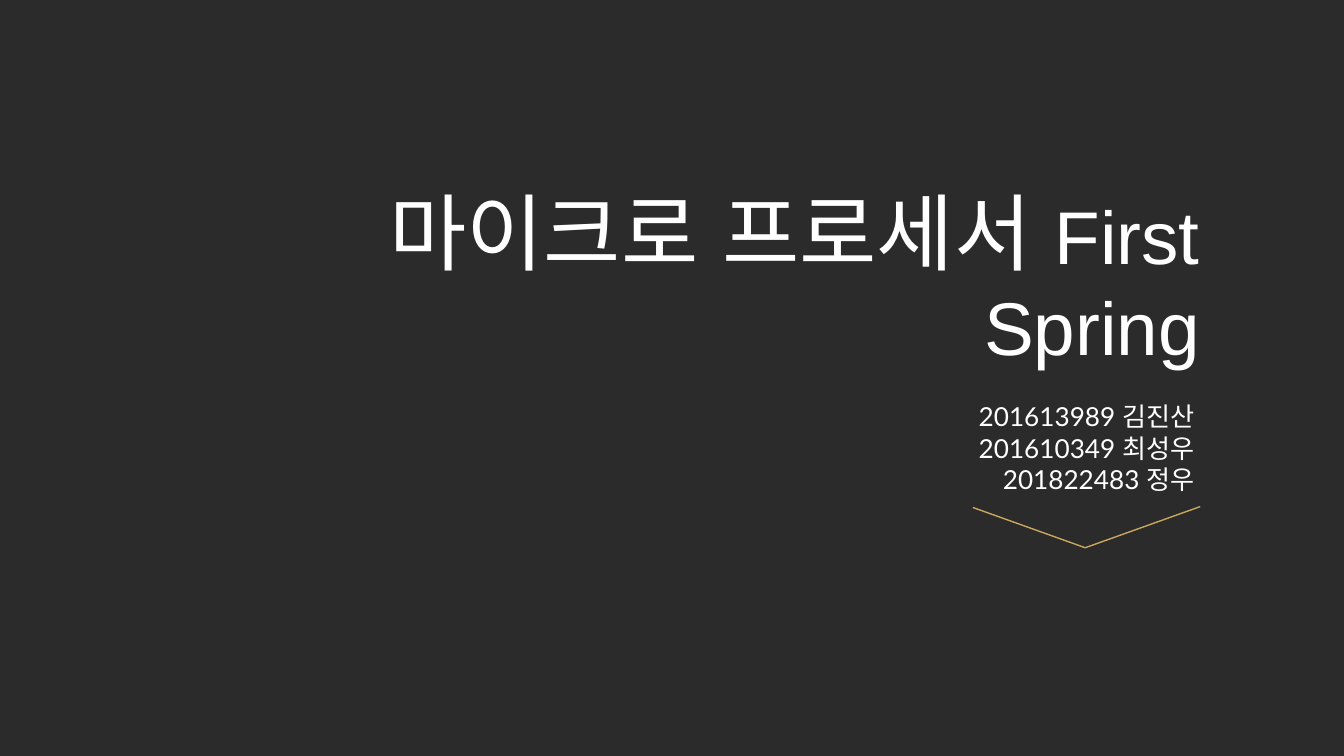
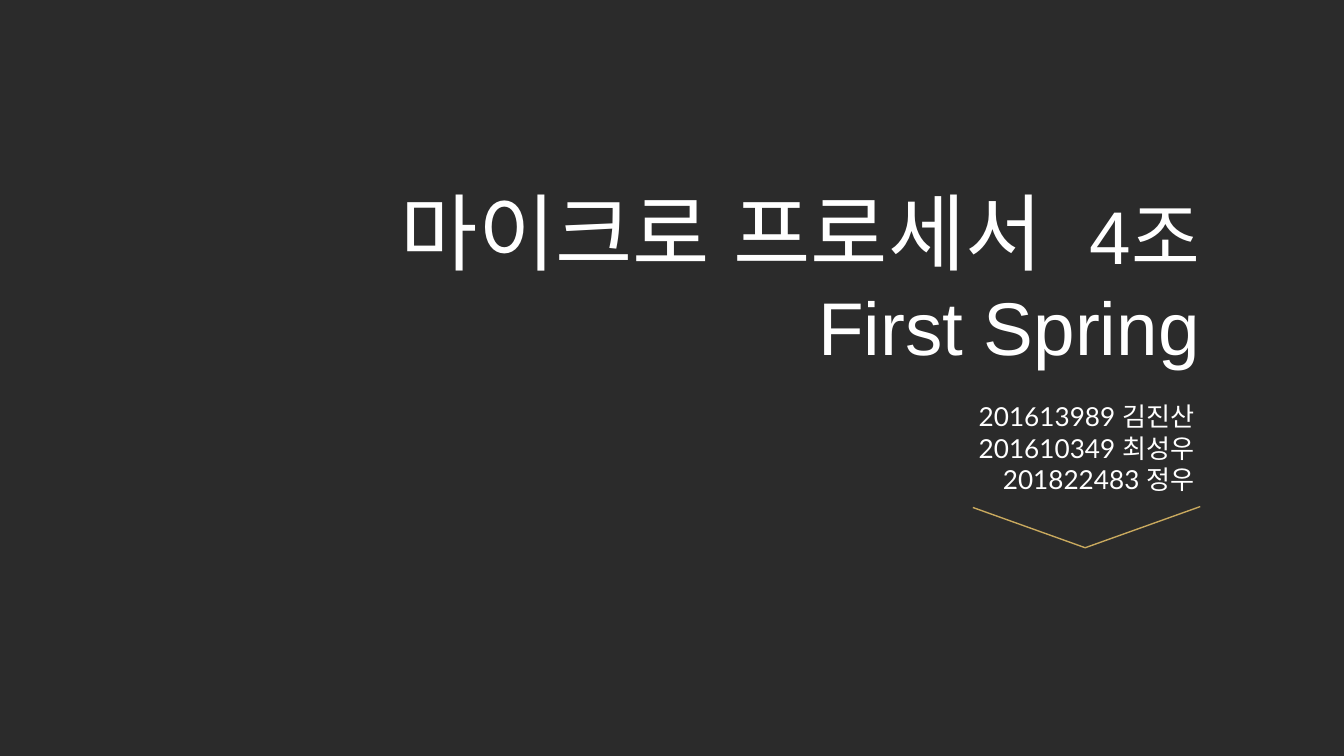
Before and after one commit to lazybones1/JBNU_2020_3-1, a slide deck: slide 1 of 마이크로 프로세서/4차/4조.pptx. Drawn at 1344x756 pixels with LibreOffice and Linux fonts; fonts in the diff are those of the drawing; background and template pictures are left out; a plain dark background stands for a picture behind light text. Boxes give left, top, right and bottom in pixels: in the first picture for what was removed or moved away, otherwise in the second. Text is boxed around its words. In the diff, an @@ line names an element or a change of style, - is before the commit and + after.

```diff
--- a/마이크로 프로세서/4차/4조.pptx
+++ b/마이크로 프로세서/4차/4조.pptx
@@ title at <box>401,194,1200,369</box>: text changed @@
-마이크로 프로세서 First Spring
+마이크로 프로세서 4조 First Spring
```
Also in this commit, not shown: 14 other files.
